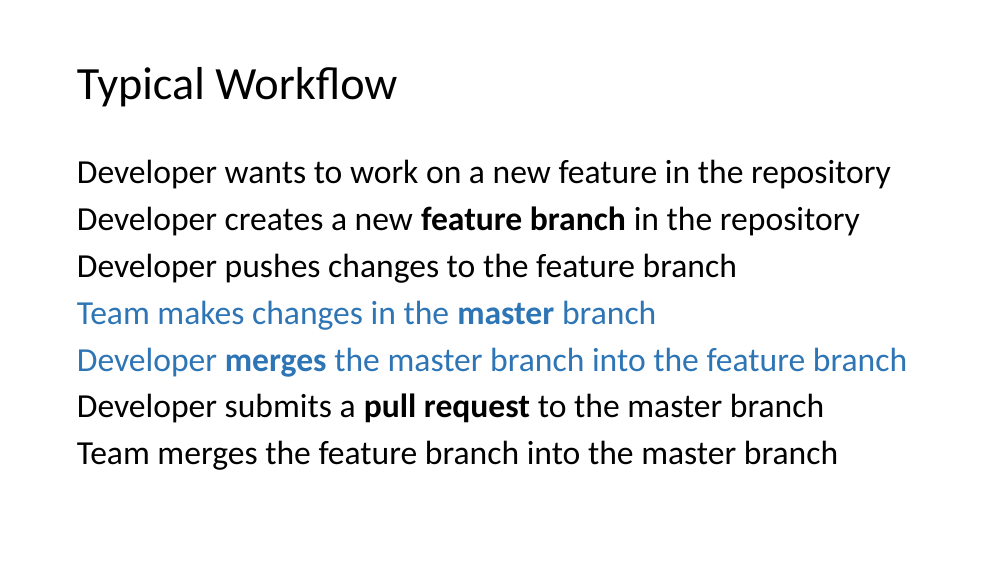
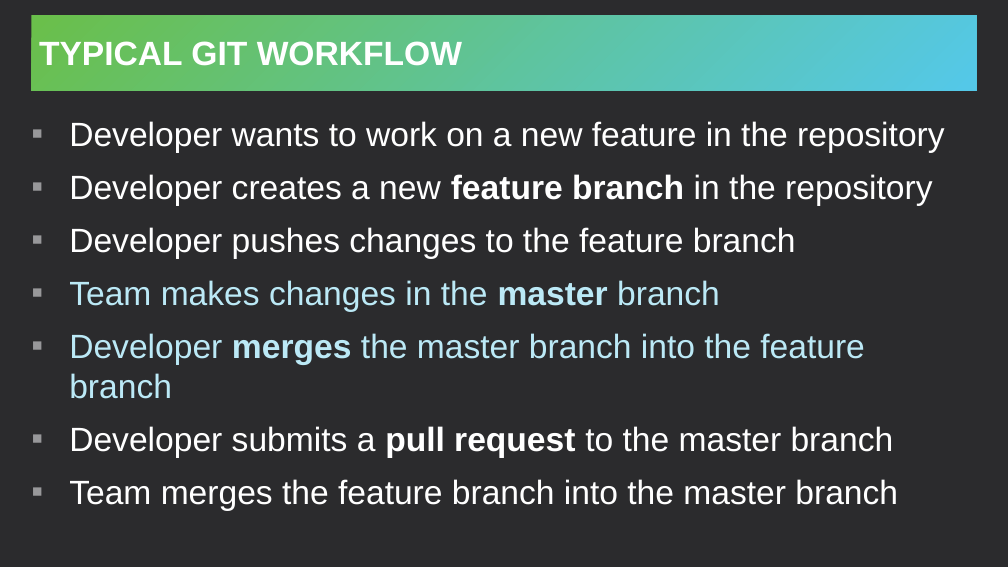
Before and after one commit to hytechclub/cs-102, a slide deck: slide 5 of Git/PushingAndPulling/GitHubCollaboration.pptx. Drawn at 1008x567 pixels with LibreOffice and Linux fonts; fonts in the diff are those of the drawing. Boxes give left, top, right and bottom in pixels: in the first picture for what was removed or moved away, otherwise in the second. Text is boxed around its words. In the diff, an @@ line names an element or a change of style, - is before the commit and + after.

```diff
--- a/Git/PushingAndPulling/GitHubCollaboration.pptx
+++ b/Git/PushingAndPulling/GitHubCollaboration.pptx
@@ background #FFFFFF to #2B2B2D @@
@@ title "TYPICAL GIT WORKFLOW": place and size @@
-title "TYPICAL GIT WORKFLOW" at bbox=[77, 67, 397, 107]
+title "TYPICAL GIT WORKFLOW" at bbox=[32, 15, 977, 91]
@@ title "TYPICAL GIT WORKFLOW" at bbox=[32, 15, 977, 91]: fill none to gradient #6ABF4B to #54C8E8 @@
@@ title at bbox=[39, 41, 462, 66]: text changed; size 44 to 32 pt; font Calibri to Arial; text colour #000000 to #FFFFFF; bold on @@
-Typical Workflow
+TYPICAL GIT WORKFLOW
@@ text "Developer wants to work on ...": place and size @@
-text "Developer wants to work on ..." at bbox=[77, 159, 907, 470]
+text "Developer wants to work on ..." at bbox=[69, 121, 945, 511]
@@ text "Developer wants to work on ..." at bbox=[69, 121, 945, 511]: font Calibri to Arial; text colour #000000 to #FFFFFF in "Developer wants to work on a new ...", "Developer creates a new feature branch in ...", "Developer pushes changes to the feature branch", "Developer submits a pull request to the ..." and 1 more places; text colour #2E75B6 to #BBE9F6 in "Team makes changes in the master branch", "Developer merges the master branch into the ..."; bullet none to ▪; line spacing 0.9 to 1; more space between paragraphs; vertical alignment top to middle @@
```
Also in this commit, not shown: 5 other slides changed, 1 slide added, 1 slide removed, 1 other file.
